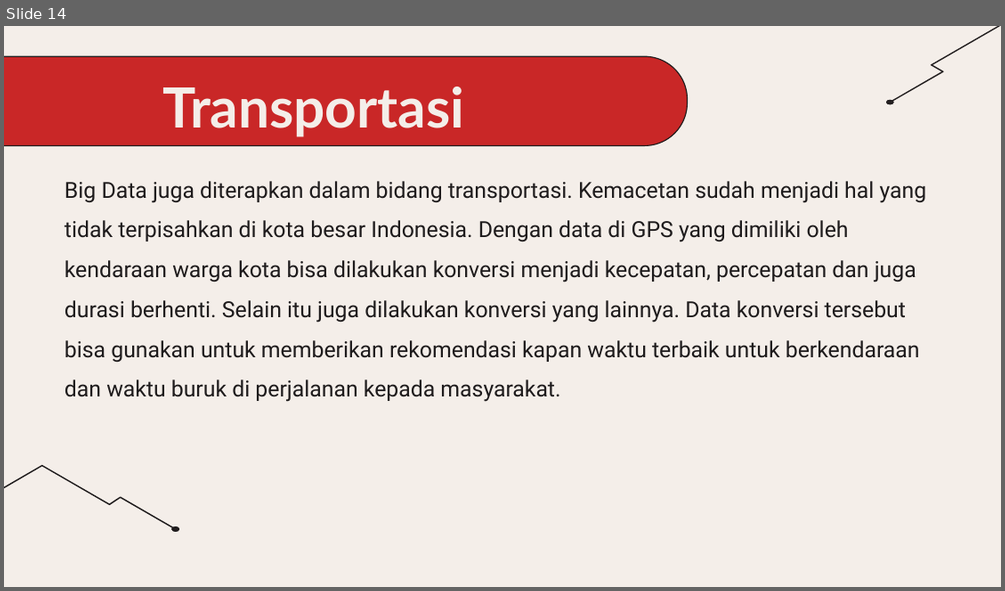
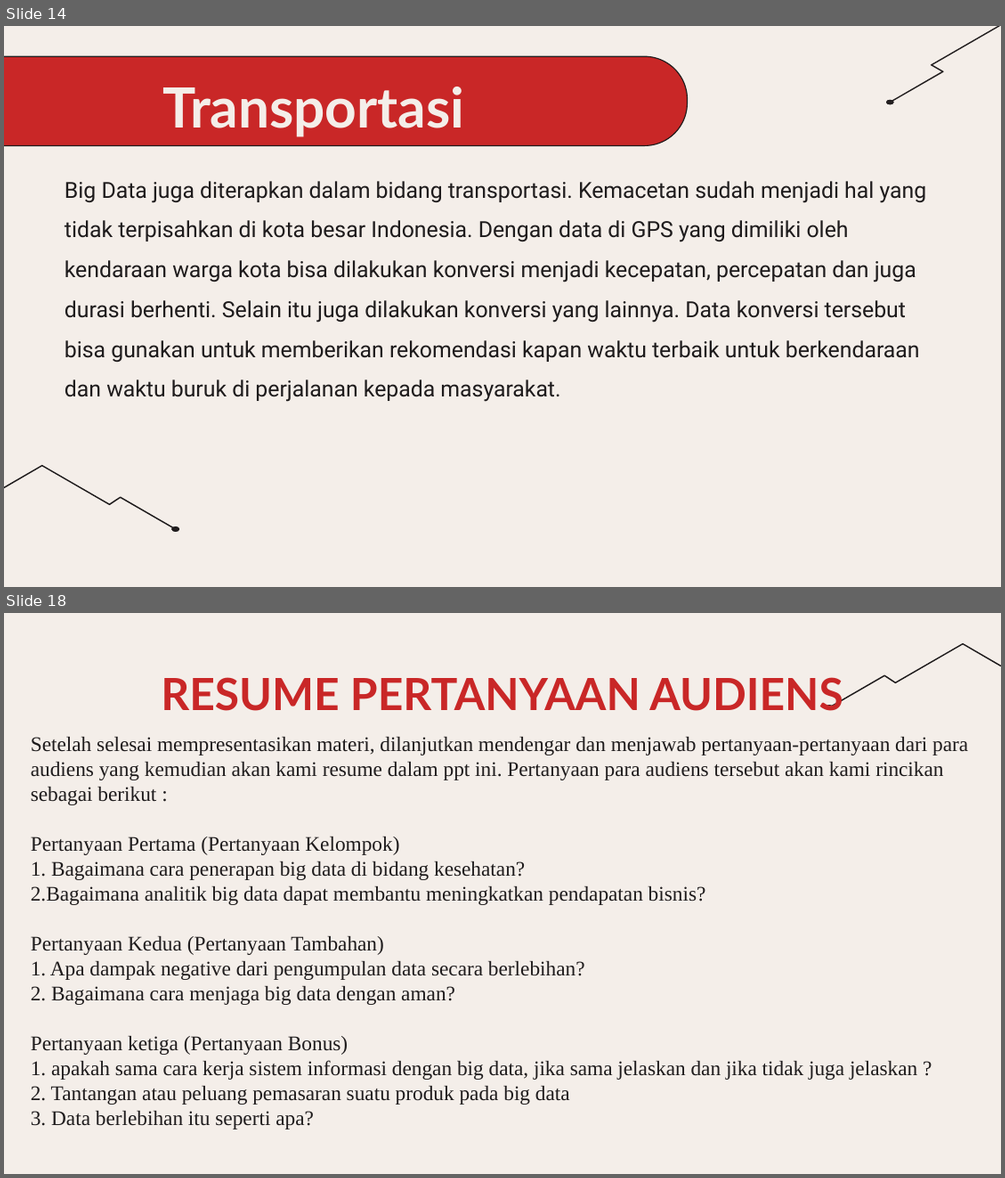
Before and after one commit to Muhammadiqbal0/pengantar-teknik-komputer, a slide deck: materi-5/Kelompok B-Big Data.pptx. Shown one above the other, each under a label of ours: slide 14 before the commit, slides 14 and 18 after it; the slides between them are not shown. The pictures are 1005x591 and 1005x1178 pixels, drawn with LibreOffice and Linux fonts; fonts in the diff are those of the drawing. Boxes give left, top, right and bottom in pixels: in the first picture for what was removed or moved away, otherwise in the second. Text is boxed around its words. In the diff, an @@ line names an element or a change of style, - is before the commit and + after.

Commit message:
izin kirim resume pertanyaan

```diff
--- a/materi-5/Kelompok B-Big Data.pptx
+++ b/materi-5/Kelompok B-Big Data.pptx
@@ slide 18 added at box(4, 613, 1001, 1174), background #F4EEE9 @@
@@ freeform shape added at box(829, 644, 1001, 707), fill #F4EEE9, outline #1E1B1C 0.75 pt @@
@@ title added at box(161, 677, 843, 711), 32 pt, text #C92727, bold @@
+RESUME PERTANYAAN AUDIENS
@@ freeform shape added at box(825, 706, 833, 710), fill #231F20, outline #1E1B1C 0.75 pt @@
@@ freeform shape added at box(825, 706, 833, 710), fill #F4EEE9, outline #1E1B1C 0.75 pt @@
@@ text added at box(31, 737, 968, 1104), 15 pt, text #1E1B1C @@
+Setelah selesai mempresentasikan materi, dilanjutkan mendengar dan menjawab pertanyaan-pertanyaan dari para audiens yang kemudian akan kami resume dalam ppt ini. Pertanyaan para audiens tersebut akan kami rincikan sebagai berikut :
+Pertanyaan Pertama (Pertanyaan Kelompok)
+1. Bagaimana cara penerapan big data di bidang kesehatan?
+2.Bagaimana analitik big data dapat membantu meningkatkan pendapatan bisnis?
+Pertanyaan Kedua (Pertanyaan Tambahan)
+1. Apa dampak negative dari pengumpulan data secara berlebihan?
+2. Bagaimana cara menjaga big data dengan aman?
+Pertanyaan ketiga (Pertanyaan Bonus)
+1. apakah sama cara kerja sistem informasi dengan big data, jika sama jelaskan dan jika tidak juga jelaskan ?
+2. Tantangan atau peluang pemasaran suatu produk pada big data
+3. Data berlebihan itu seperti apa?
```
Also in this commit, not shown: 10 slides changed, 4 other slides added.
